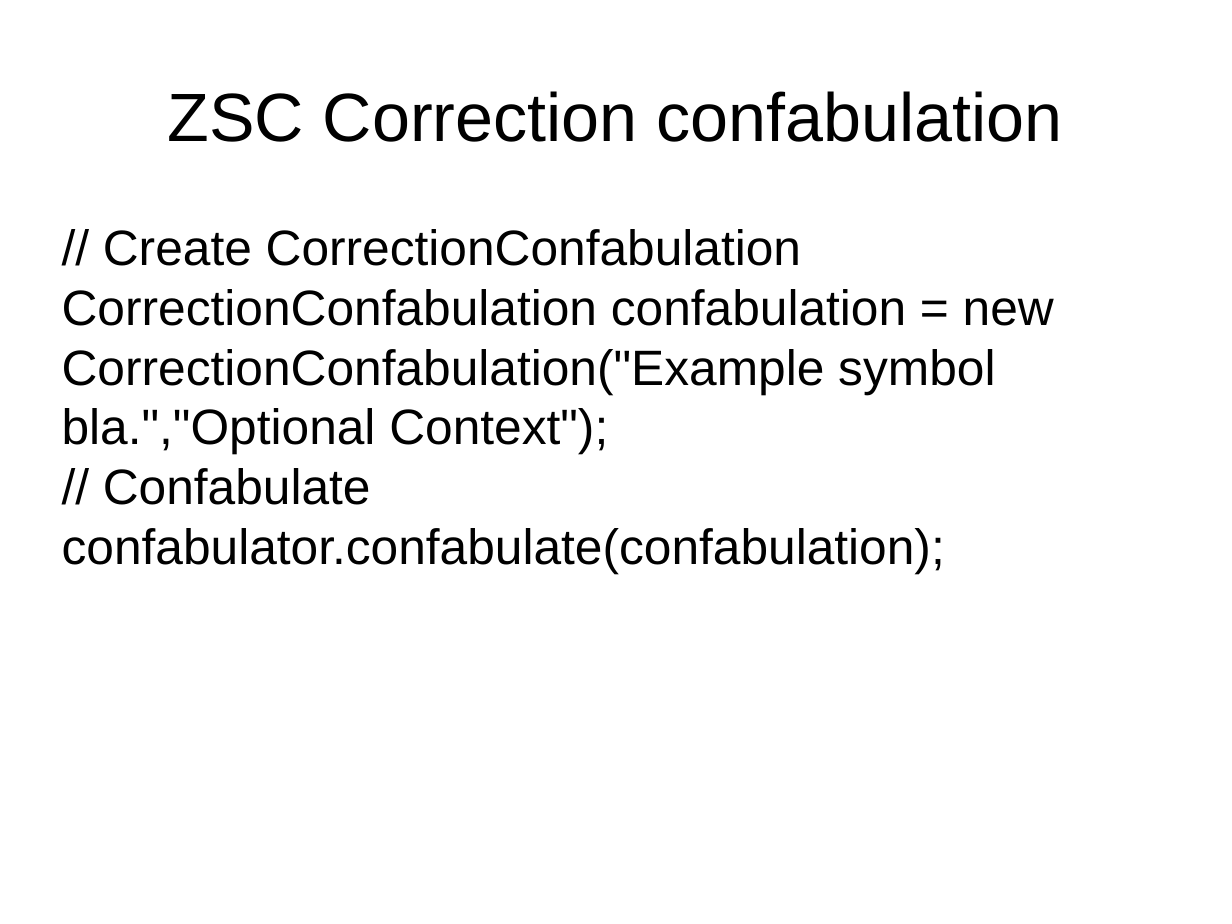
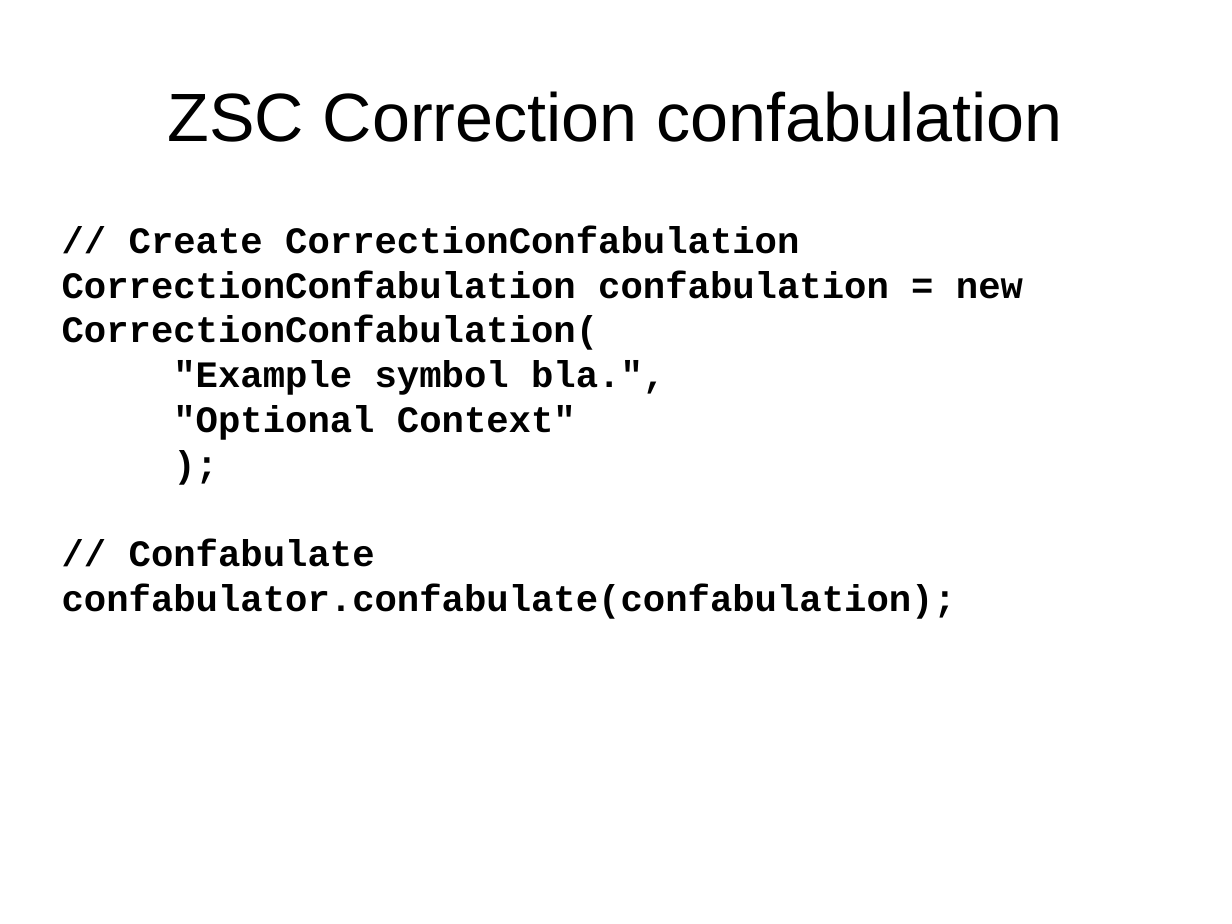
Before and after one commit to DyzLecticus/Zeesoft, a slide deck: slide 12 of V3.0/doc/Zeesoft Open Source Artificial Cognition.odp. Drawn at 1232x924 pixels with LibreOffice and Linux fonts; fonts in the diff are those of the drawing. Boxes give left, top, right and bottom in pixels: in the first picture for what was removed or moved away, otherwise in the second. Text is boxed around its words. In the diff, an @@ line names an element or a change of style, - is before the commit and + after.

```diff
--- a/V3.0/doc/Zeesoft Open Source Artificial Cognition.odp
+++ b/V3.0/doc/Zeesoft Open Source Artificial Cognition.odp
@@ subtitle at [62, 226, 956, 619]: size 32 to 24 pt, font Arial to Courier New, bold on in "// Create CorrectionConfabulation", "// Confabulate", "confabulator.confabulate(confabulation);" @@
@@ subtitle at [62, 271, 1023, 440]: text changed; size 32 to 24 pt; font Arial to Courier New; bold on @@
-CorrectionConfabulation confabulation = new CorrectionConfabulation("Example symbol bla.","Optional Context");
+CorrectionConfabulation confabulation = new CorrectionConfabulation(
+"Example symbol bla.",
+"Optional Context"
+);
```
Also in this commit, not shown: 6 other slides changed, 5 slides added, 1 other file.
